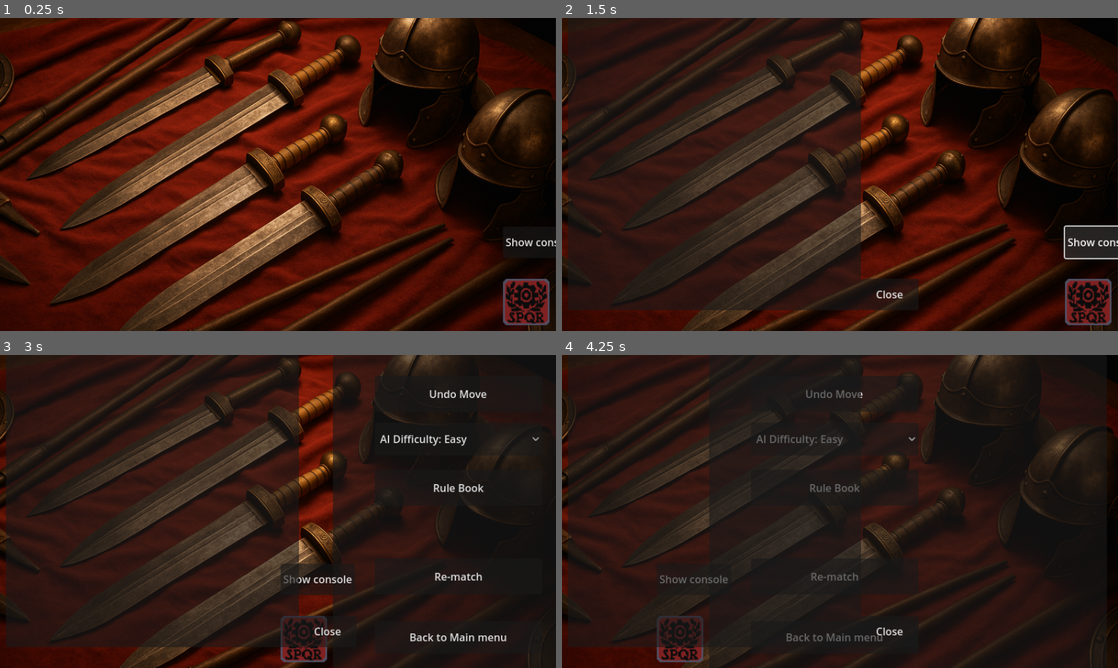
Above: before the commit, frames 1-4 (two rows, left to right).
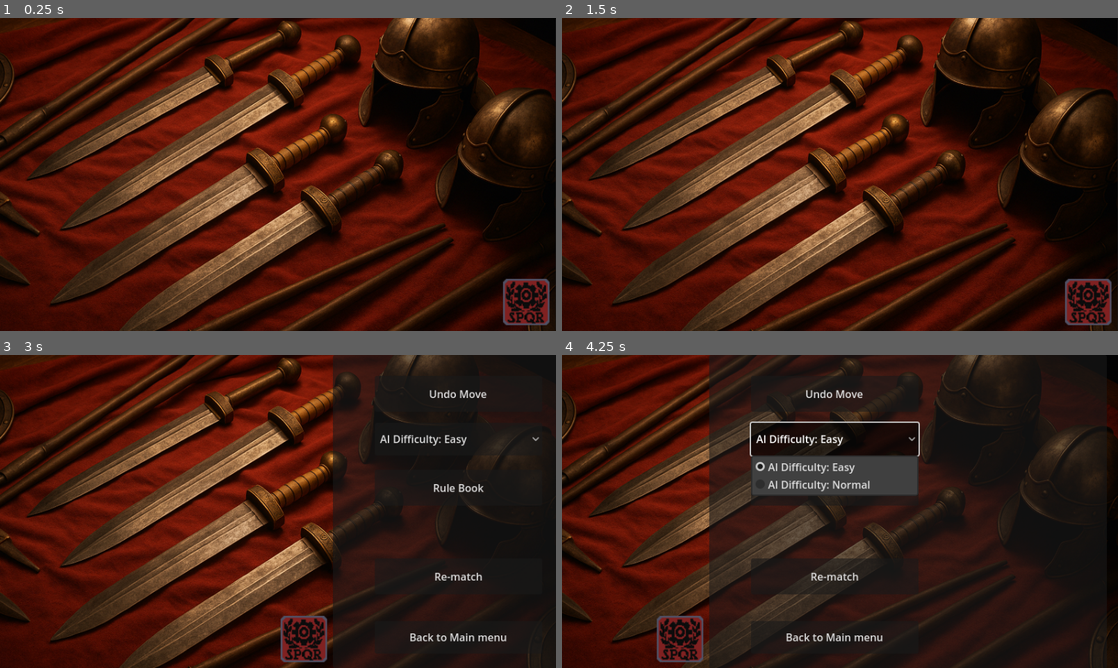
Above: after the commit, the same moments.

Repository: Charckle/ludox
Game: Godot game, scene res://objects/levels/basic/basic_lvl.tscn
Same seed, same stepped clock (60 frames per second), same inputs: the game is played once before the commit and once after it. This scene is started directly instead of the project's main scene.
Inputs (mouse positions are in pixels of both pictures, inside the frame that each line leads up to):
- Up to frame 1 (0.25 s): no input
- Up to frame 2 (1.5 s): click (1101, 243) at 0.5 s, where only the run before the commit has a clickable "Show console"; click (1101, 243) at 1.25 s, where only the run before the commit has a clickable "Show console"
- Up to frame 3 (3 s): click (539, 580) at 2 s, where only the run before the commit has a clickable "Show console"; click (528, 639) at 2.75 s
- Up to frame 4 (4.25 s): click "AI Difficulty: Easy" at 3.5 s

The runs differ from the first frame. In frame 1, 0.1% of the frame differs, in the area x 90-100%, y 70-73%; in frame 2, 36%, in the area x 1-100%, y 0-94%; in frame 3, 36%; in frame 4, 23%.
Error in both runs: Invalid access to property or key 'board_size' on a base object of type 'Nil'. (res://objects/city/city.gd:16)

Commit message:
fixed xxi moves

Diff:
--- a/objects/city/city.gd
+++ b/objects/city/city.gd
@@ -86,8 +86,8 @@
 
 # Called when the node enters the scene tree for the first time.
 func _ready() -> void:
-	initialize_city()
-	#initialize_preset_city()
+	#initialize_city()
+	initialize_preset_city()
 
 func initial_multiplayer_set(m_m_, players_data, vcb):
 	self.m_m = m_m_
--- a/objects/city/city.tscn
+++ b/objects/city/city.tscn
@@ -275,7 +275,7 @@
 position = Vector2(280, 0)
 
 [node name="Soldier2" parent="soldiers" instance=ExtResource("3_sgfal")]
-position = Vector2(80, 80)
+position = Vector2(40, 0)
 
 [node name="Soldier3" parent="soldiers" instance=ExtResource("3_sgfal")]
 position = Vector2(120, 0)
@@ -284,12 +284,13 @@
 position = Vector2(160, 0)
 
 [node name="Soldier5" parent="soldiers" instance=ExtResource("3_sgfal")]
+position = Vector2(0, 120)
 
 [node name="Soldier6" parent="soldiers" instance=ExtResource("3_sgfal")]
 position = Vector2(200, 0)
 
 [node name="Soldier7" parent="soldiers" instance=ExtResource("3_sgfal")]
-position = Vector2(240, 0)
+position = Vector2(240, 120)
 
 [node name="Soldier8" parent="soldiers" instance=ExtResource("3_sgfal")]
 position = Vector2(80, 0)
@@ -299,39 +300,39 @@
 dux = true
 
 [node name="Soldier9" parent="soldiers" instance=ExtResource("3_sgfal")]
-position = Vector2(80, 120)
+position = Vector2(80, 280)
 player = 2
 
 [node name="Soldier10" parent="soldiers" instance=ExtResource("3_sgfal")]
-position = Vector2(40, 120)
+position = Vector2(40, 280)
 player = 2
 
 [node name="Soldier11" parent="soldiers" instance=ExtResource("3_sgfal")]
-position = Vector2(200, 160)
+position = Vector2(160, 280)
 player = 2
 
 [node name="Soldier12" parent="soldiers" instance=ExtResource("3_sgfal")]
-position = Vector2(200, 120)
+position = Vector2(240, 80)
 player = 2
 
 [node name="Soldier13" parent="soldiers" instance=ExtResource("3_sgfal")]
-position = Vector2(240, 120)
+position = Vector2(240, 280)
 player = 2
 
 [node name="Soldier14" parent="soldiers" instance=ExtResource("3_sgfal")]
-position = Vector2(0, 200)
+position = Vector2(0, 160)
 player = 2
 
 [node name="Soldier15" parent="soldiers" instance=ExtResource("3_sgfal")]
-position = Vector2(160, 160)
+position = Vector2(120, 280)
 player = 2
 
 [node name="Soldier16" parent="soldiers" instance=ExtResource("3_sgfal")]
-position = Vector2(280, 160)
+position = Vector2(280, 280)
 player = 2
 
 [node name="Soldier17" parent="soldiers" instance=ExtResource("3_sgfal")]
-position = Vector2(160, 120)
+position = Vector2(160, 240)
 player = 2
 dux = true
 
--- a/objects/city/xxi.gd
+++ b/objects/city/xxi.gd
@@ -89,7 +89,7 @@
 
 				# add to all those, that would attack another unit
 				for pos in possible_basic_moves:
-					if self.eatable_rules(current_unit["player"], soldier_pos, pos, true, simulation):
+					if self.xxi_eatable_rules(current_unit["player"], soldier_pos, pos, true, simulation):
 						possible_moves.append(pos)
 
 				_possible_moves_local = possible_moves
--- a/objects/levels/basic/basic_lvl.tscn
+++ b/objects/levels/basic/basic_lvl.tscn
@@ -113,6 +113,7 @@
 grow_vertical = 1
 
 [node name="show_console_btn" type="Button" parent="CanvasModulate/Panel"]
+visible = false
 layout_mode = 0
 offset_left = -80.0
 offset_top = 320.0
--- a/project.godot
+++ b/project.godot
@@ -26,6 +26,7 @@
 
 window/size/viewport_width=850
 window/size/viewport_height=480
+window/size/mode=3
 window/stretch/mode="viewport"
 window/name="Roman Chess"
 
Not shown, changed: export_presets.cfg
